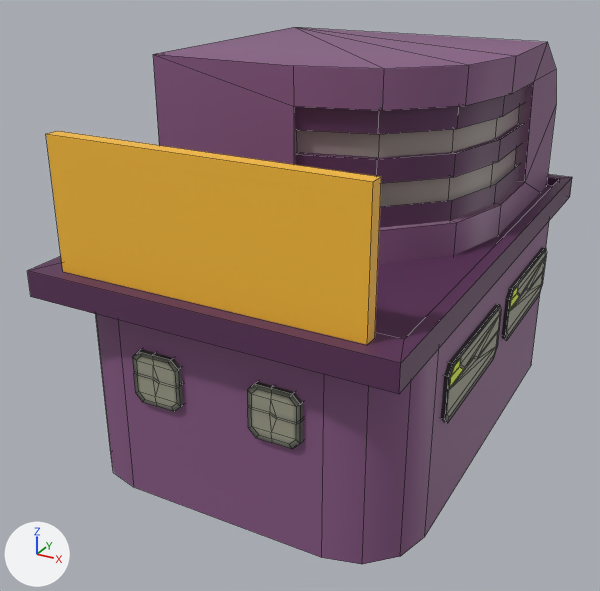
The FBX model Assets/Models/Crossing/Crossing_Buildings/Individual_Buildings/SouthEast_House_07.fbx: old version first, new version second.
Rendered twice from a 50 mm lens placed at (1.057, -1.255, 0.258), pointed at (0.855, -0.888, 0.074). Every picture has the same lights, and +X, +Y and +Z are marked at lower left. Mesh edges are drawn as thin lines. Where no turn or scale is listed for an object, it has been applied to the vertices.

The older version as bpy lines, for what is in view:
```python
me_mesh = bpy.data.meshes.new('Mesh')
me_mesh.from_pydata(...)  # 384 vertices, 309 faces; spans x -0.092..0.092, y -0.14..0.14, z -0.101..0.101
# faces by material slot: [299, 10]
me_mesh.materials.append(mat_flatcolorbase4)  # picture img_plaza_05_diffuse_jpg
me_mesh.materials.append(mat_light_illuminate4)  # picture img_lights_jpg
ob_southeast_house_07 = bpy.data.objects.new('SouthEast_House_07', me_mesh)
ob_southeast_house_07.location = (0.8701, -0.8658, 0.1012)
```
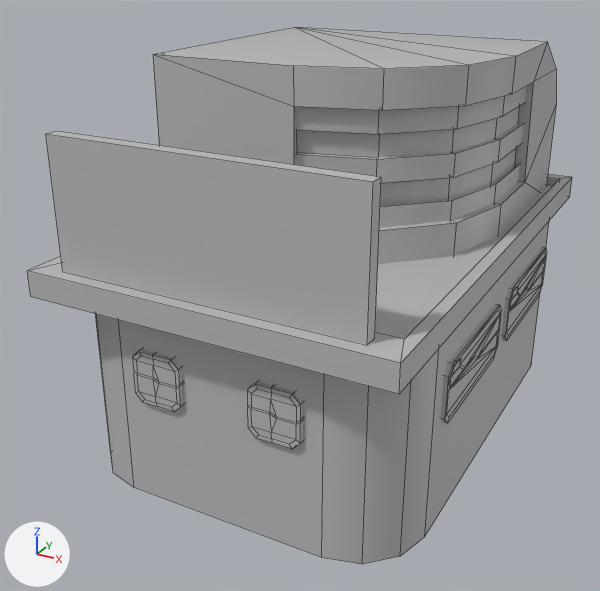
The change in detail:
Material 'Environment_02' (mat_environment_02) is new.
Its base color is (0.5, 0.5, 0.5) (grey #bcbcbc).
me_mesh has 384 vertices, 309 faces and spans x -0.092..0.092, y -0.14..0.14, z -0.101..0.101.
me_mesh is used by ob_southeast_house_07; location (0.8701, -0.8658, 0.1012).
me_mesh part 1: all 299 faces that had it switch from mat_flatcolorbase4 (picture img_plaza_05_diffuse_jpg) to mat_environment_02 (grey #bcbcbc).
me_mesh part 2: all 10 faces that had it switch from mat_light_illuminate4 (picture img_lights_jpg) to mat_environment_02 (grey #bcbcbc).

Location of each change, (x1, y1, x2, y2) in pixels of the pictures (600 x 591 px):
part 1 of me_mesh, recoloured (purple to grey)
    both: (27, 27, 572, 564)
part 2 of me_mesh, recoloured (orange to grey)
    both: (46, 131, 519, 387)
